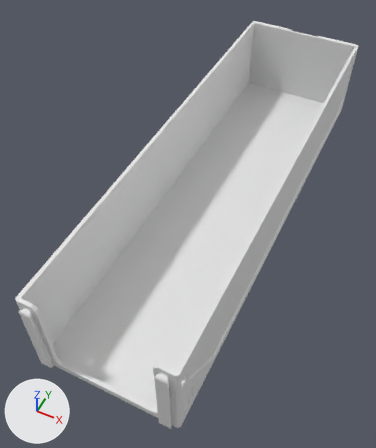
The glTF model parts/270/DecorDrawer_270-1W-1H.lib.glb: old version first, new version second.
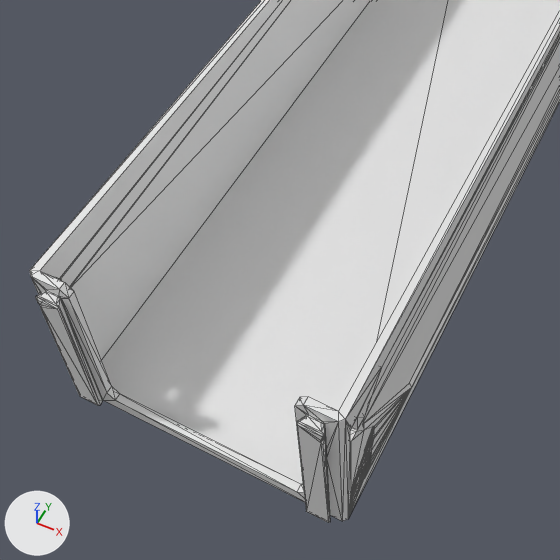
Each version is shown whole from a camera (50 mm lens) standing at (79.0, -204.0, 228.0) and looking at (-10.0, -27.0, 7.0), then close up on the part from 0% to 77% of the width and 35% to 100% of the height. Lighting does not change. The marker at lower left points along +X, +Y and +Z. The last two pictures show the newer version. The close-ups show mesh edges as thin lines. Where no turn or scale is listed for an object, it has been applied to the vertices. Vertices at exactly the same position are counted once.

Script lines for the objects in view, before the commit:
```python
me_decordrawer_270_1w_1h = bpy.data.meshes.new('DecorDrawer_270-1W-1H')
me_decordrawer_270_1w_1h.from_pydata(...)  # 479 vertices, 962 faces; spans x -37.0..37.0, y -132.0..132.0, z -25.0..25.0
ob_decordrawer_270_1w_1h = bpy.data.objects.new('DecorDrawer_270-1W-1H', me_decordrawer_270_1w_1h)
ob_decordrawer_270_1w_1h.location = (0.0, 0.0, 25.0)
```
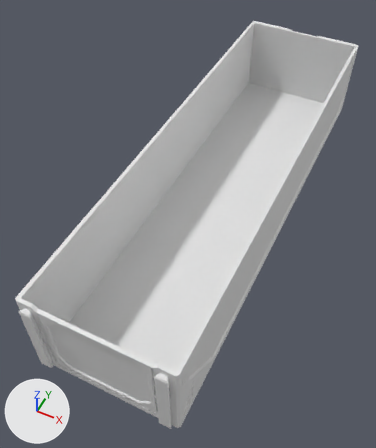
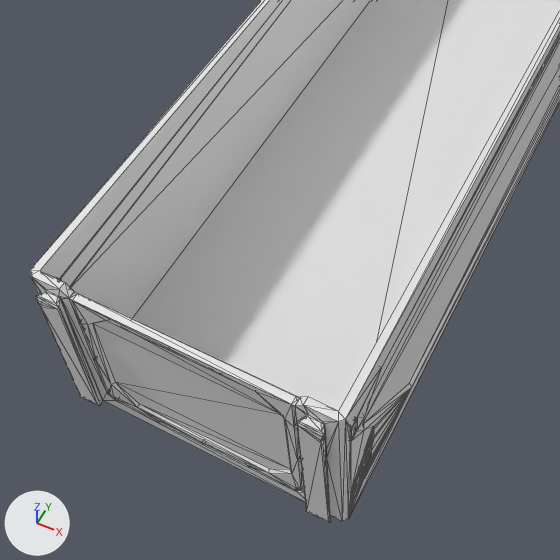
What differs and where, as boxes (x1, y1, x2, y2) in the close-ups (560 x 560 px):
part 1 of me_decordrawer_270_1w_1h, added
    after: (350, 418, 357, 441)
part 2 of me_decordrawer_270_1w_1h, built on
    before: (359, 394, 408, 482)
    after: (70, 299, 408, 518)

What changed in the scene script:
```text
Change me_decordrawer_270_1w_1h:
    used by ob_decordrawer_270_1w_1h; location = (0.0, 0.0, 25.0)
    remove me_decordrawer_270_1w_1h.from_pydata(...)  # 479 vertices, 962 faces; spans x -37.0..37.0, y -132.0..132.0, z -25.0..25.0
    add me_decordrawer_270_1w_1h.from_pydata(...)  # 665 vertices, 1346 faces; spans x -37.0..37.0, y -132.0..132.0, z -25.0..25.0
    me_decordrawer_270_1w_1h part 1: a new loose piece of 24 vertices spanning x 35.0..37.0, y -127.0..-124.0, z 12.0..16.0
    me_decordrawer_270_1w_1h part 2: 10 vertices moved within x 37.0, y -122.0..-117.0, z -19.0..-17.0; 138 vertices added at x -27.0..37.0, y -130.0..-118.0, z -21.0..23.0
    other edits to the shape of me_decordrawer_270_1w_1h do not show in these pictures
```
